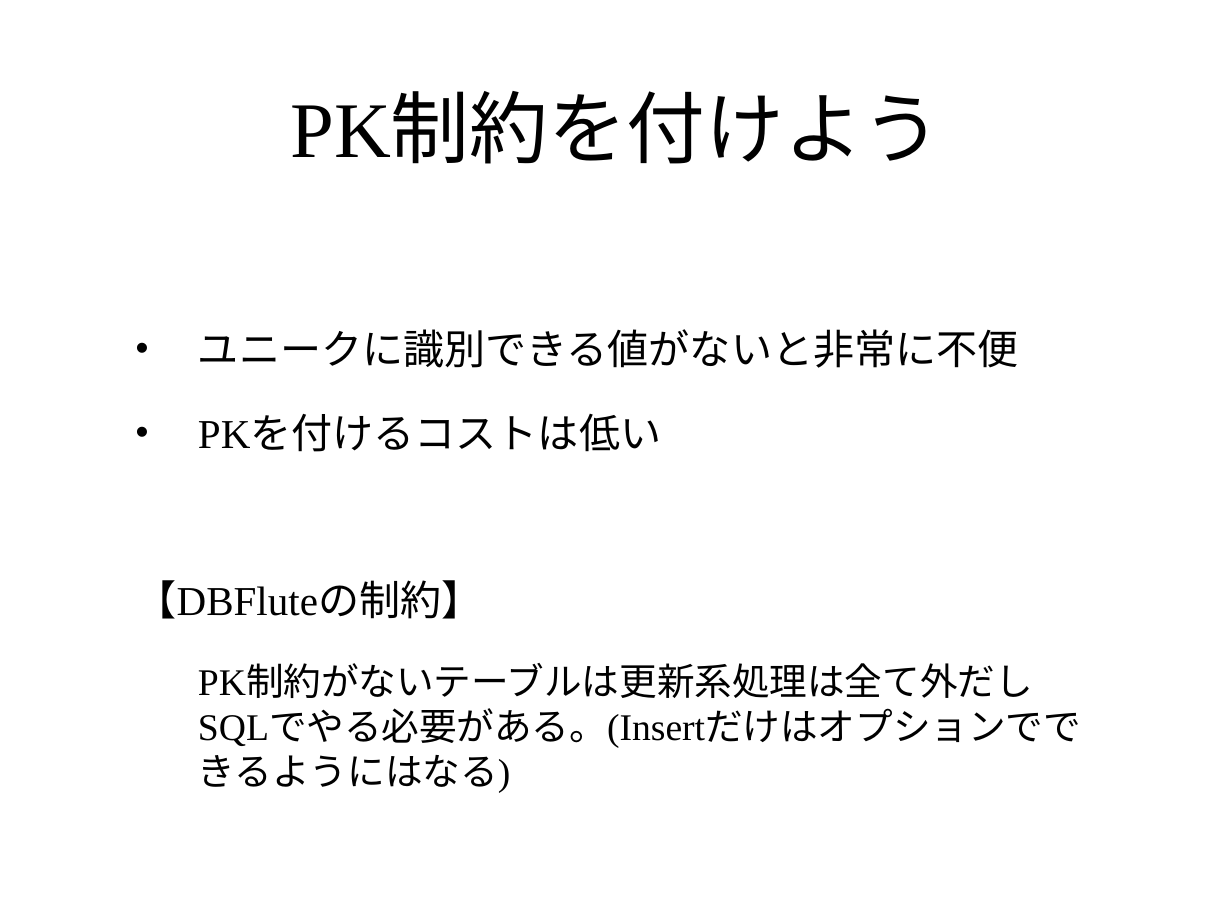
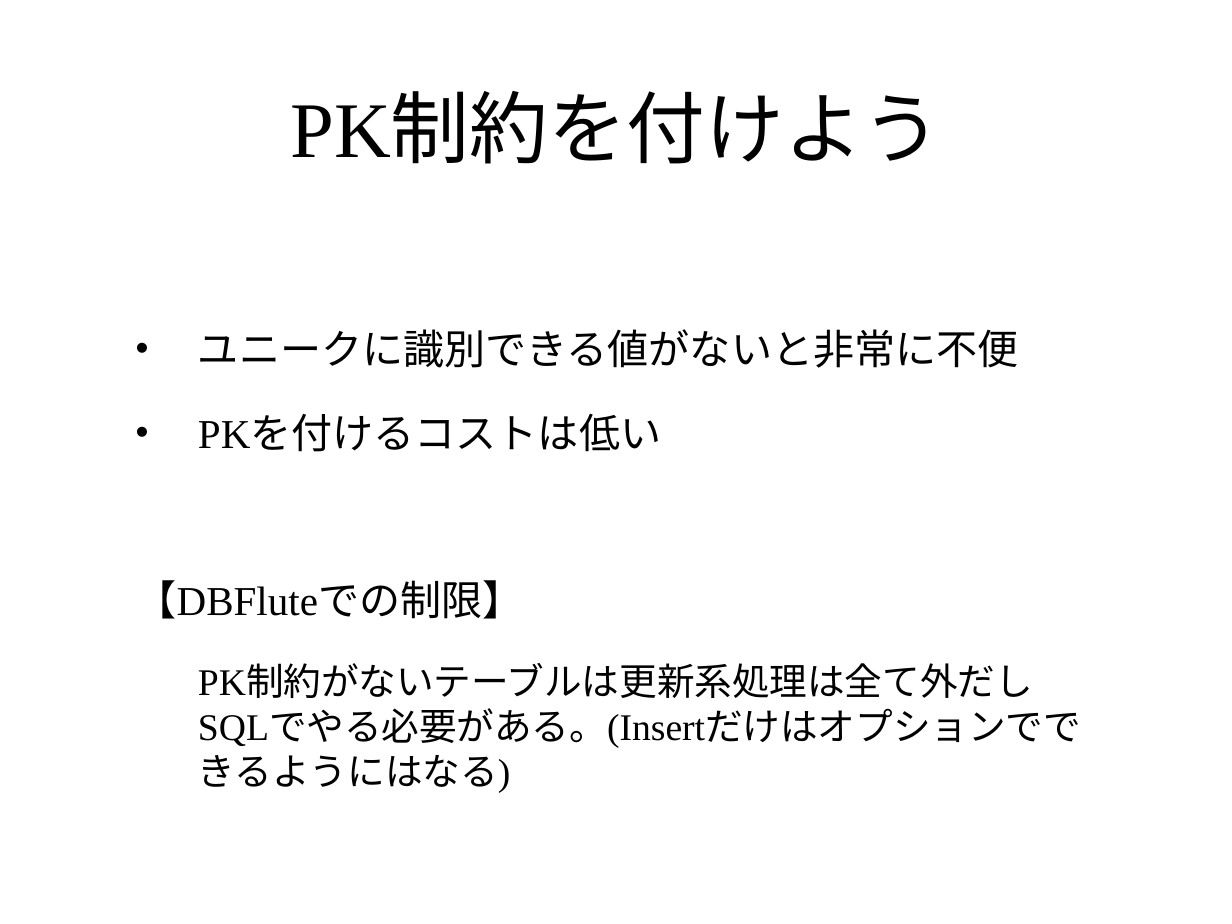
Before and after one commit to seasarorg/dbflute, a slide deck: slide 8 of dbflute/misc/doc/ref/session/resource/DonyuPoint-sc2009spring-dbflute.pptx. Drawn at 1232x924 pixels with LibreOffice and Linux fonts; fonts in the diff are those of the drawing; background and template pictures are left out. Boxes give left, top, right and bottom in pixels: in the first picture for what was removed or moved away, otherwise in the second. Text is boxed around its words. In the diff, an @@ line names an element or a change of style, - is before the commit and + after.

```diff
--- a/dbflute/misc/doc/ref/session/resource/DonyuPoint-sc2009spring-dbflute.pptx
+++ b/dbflute/misc/doc/ref/session/resource/DonyuPoint-sc2009spring-dbflute.pptx
@@ text at (136, 580, 524, 619): text changed @@
-【DBFluteの制約】
+【DBFluteでの制限】
```
Also in this commit, not shown: 6 other slides changed.
